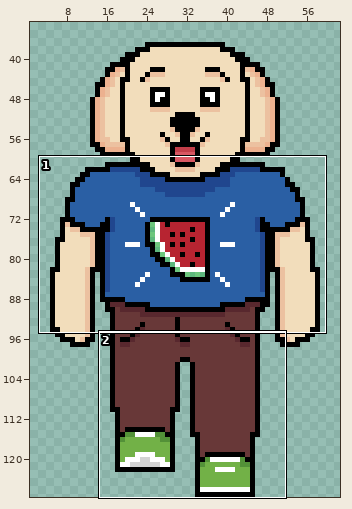
Pixel-art file, stored at Assets/Sprites/Patients/Patient2_healed.aseprite. The picture above shows the old version from afar; the outline marks the close-up.
Close-up. Old version:
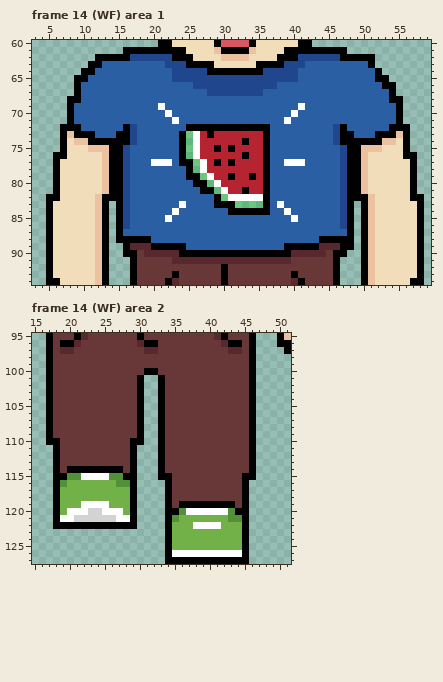
64x128 pixels, 14 frames. Shown: frame 14 (WF) area 1: x 3..59, y 60..94; frame 14 (WF) area 2: x 15..51, y 95..127. The wide view leaves out empty margins. The commit also changed other frames or places, which this record leaves out.
And afterwards:
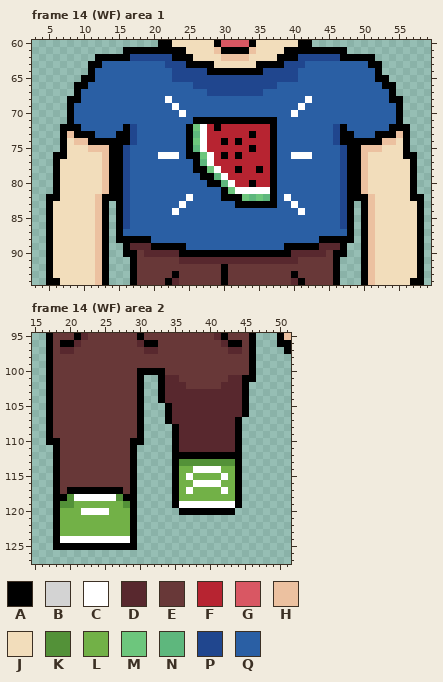
Palette (. is transparent): A #000000  B #d3d3d3  C #ffffff  D #58282e  E #683838  F #b72431  G #d95763  H #ecc1a0  J #f2ddbb  K #539138  L #72b147  M #6dc67d  N #5eb77d  P #20468e  Q #2a5fa4
Message: :lipstick: Finished third patient, began second patient animation
The edit:
Frame 14 (WF) area 1, layer "Layer 1":
y 63: x 52 . -> A
y 64: x 10 A -> .
y 65: x 9 A -> .; x 11 Q -> A
y 66: x 10 Q -> A
y 68: x 22 Q -> C; x 42 Q -> C
y 69: x 21 C -> Q; x 23 Q -> C
y 70: x 22 C -> Q; x 24 Q -> C
y 71: x 23 C -> Q; x 26..37 QQQQQQQQQQQQ -> AAAAAAAAAAAA; x 39 C -> Q
y 72: x 26..28 AAA -> MCF; x 30..37 AAAAAAAQ -> FFFFFFFA
y 73: x 24..28 AMCFA -> QANCF; x 34 F -> A; x 36..37 AQ -> FA
y 74: x 24..27 ANCF -> QAMC; x 30 F -> A; x 32..33 FA -> AF; x 36..37 AQ -> FA
y 75: x 24..27 AMCF -> QANC; x 29 A -> F; x 31 A -> F; x 34 F -> A; x 36..37 AQ -> FA
y 76: x 21..28 QQQANCFF -> CCCQAAMC; x 30 F -> A; x 32..33 FA -> AF; x 36..37 AQ -> FA; x 40..42 QQQ -> CCC
y 77: x 20..22 CCC -> QQQ; x 24..29 AAMCFA -> QQANCF; x 31 A -> F; x 36..37 AQ -> FA; x 39..41 CCC -> QQQ
y 78: x 25..29 ANCFF -> QAAMC; x 32 F -> A; x 35..37 FAQ -> AFA
y 79: x 25..31 AAMCFFA -> QQAANCF; x 34 A -> F; x 36..37 AQ -> FA
y 80: x 26..31 AANCFF -> QQAANC; x 34 F -> A; x 36..37 AQ -> FA
y 81: x 27..37 AANCFFAFFAQ -> QQQAMCCCCCA
y 82: x 25 Q -> C; x 29..37 AMCCCCCAQ -> QAAAMNMNA; x 39 Q -> C
y 83: x 29..35 AAAMNMN -> QQQAAAA; x 37..38 QC -> AQ; x 40 Q -> C
y 84: x 31..36 AAAAAA -> QQQQQQ; x 39 C -> Q; x 41 Q -> C
y 85: x 22 C -> Q; x 40 C -> Q
y 89: x 48 A -> .
y 91: x 23 D -> E; x 40 E -> D
Frame 14 (WF) area 2, layer "Layer 1":
y 100: x 30 E -> A; x 33 E -> A
y 101: x 34..35 EE -> DD; x 43..45 EEE -> DDA
y 102: x 34..36 EEE -> DDD; x 42..46 EEEEA -> DDDA.
y 103..104: x 34..46 EEEEEEEEEEEEA -> DDDDDDDDDDDA.
y 105..106: x 33..46 AEEEEEEEEEEEEA -> .ADDDDDDDDDDA.
y 107: x 33..46 AEEEEEEEEEEEEA -> .ADDDDDDDDDA..
y 108..111: x 33..46 AEEEEEEEEEEEEA -> ..ADDDDDDDDA..
y 112: x 33..46 AEEEEEEEEEEEEA -> ..AAAAAAAAAA..
y 113: x 33..46 AEEEEEEEEEEEEA -> ..AKKKKKKKKA..
y 114: x 20..27 AAAAAAAA -> EEEEEEEE; x 33..46 AEEEEEEEEEEEEA -> ..ALLCCCCLLA..
y 115: x 19..28 AKKCCCCKKA -> EEEEEEEEEE; x 33..46 AAEEEEEEEEEEAA -> ..ALCLLLLCLA..
y 116: x 19..28 KLLLLLLLKK -> EEEEEEEEEE; x 34..45 AEEEEEEEEEEA -> .ALLCCCCLLA.
y 117: x 19..28 LLLLLLLLLL -> EAAAAAAAAE; x 34..45 AEEEEEEEEEEA -> .ALCLLLLCLA.
y 118: x 19..28 LLLLLLLLLL -> AKCCCCCCKA; x 34..45 AEEEEEEEEEEA -> .ALLLLLLLLA.
y 119: x 19..20 LL -> KK; x 22..25 CCCC -> LLLL; x 28 L -> K; x 34..45 AEAAAAAAAAEA -> .ACCCCCCCCA.
y 120: x 20..21 CC -> LL; x 23..24 BB -> CC; x 26..27 CC -> LL; x 34..45 AAKCCCCCCKAA -> ..AAAAAAAA..
y 121: x 19..28 CCBBBBBBCC -> LLLLLLLLLL; x 34..45 AKLLLLLLLKKA -> ............
y 122: x 19..28 AAAAAAAAAA -> LLLLLLLLLL; x 34..45 ALLLCCCCLLLA -> ............
y 123: x 18..29 ............ -> ALLLLLLLLLLA; x 34..45 ALLLLLLLLLLA -> ............
y 124: x 18..29 ............ -> ACCCCCCCCCCA; x 34..45 ALLLLLLLLLLA -> ............
y 125: x 18..29 ............ -> AAAAAAAAAAAA; x 34..45 ALLLLLLLLLLA -> ............
y 126: x 34..45 ACCCCCCCCCCA -> ............
y 127: x 34..45 AAAAAAAAAAAA -> ............
Changed places in both close-ups, as pixel boxes (x1, y1, x2, y2):
added: (375, 61, 382, 68)
changed: (74, 68, 95, 89)
changed: (151, 96, 312, 222)
erased: (347, 243, 354, 250)
changed: (172, 257, 179, 264)
changed: (291, 257, 298, 264)
changed: (137, 368, 256, 564)
changed: (53, 466, 137, 550)
